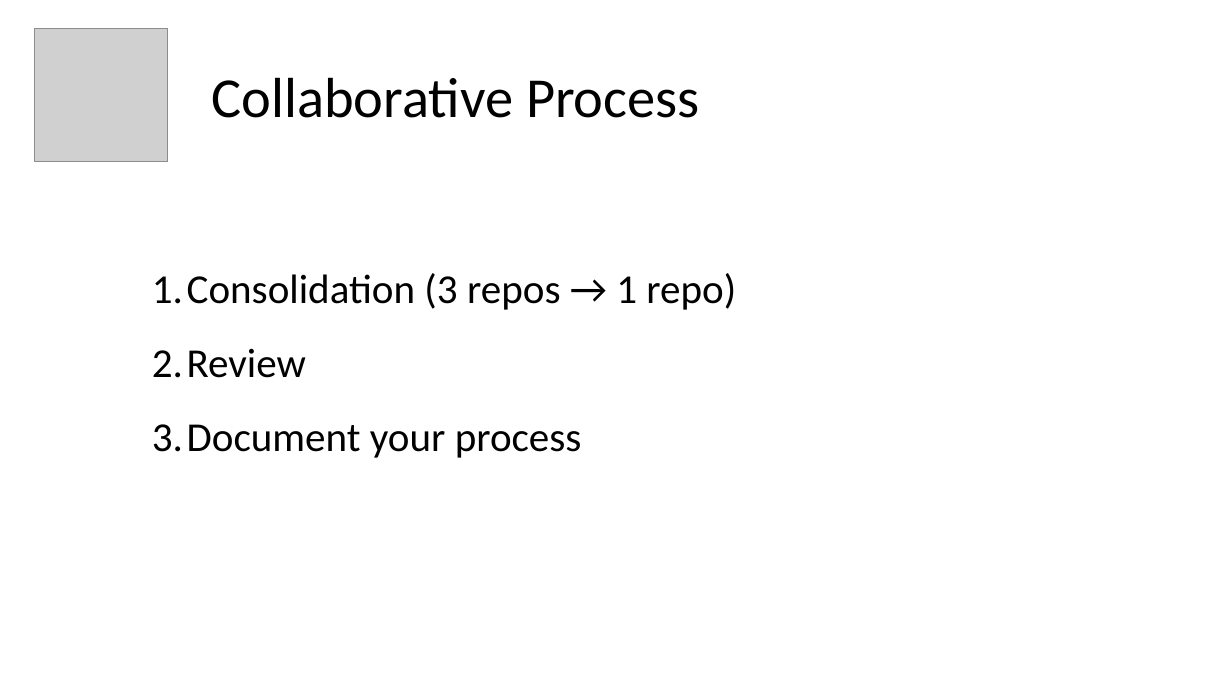
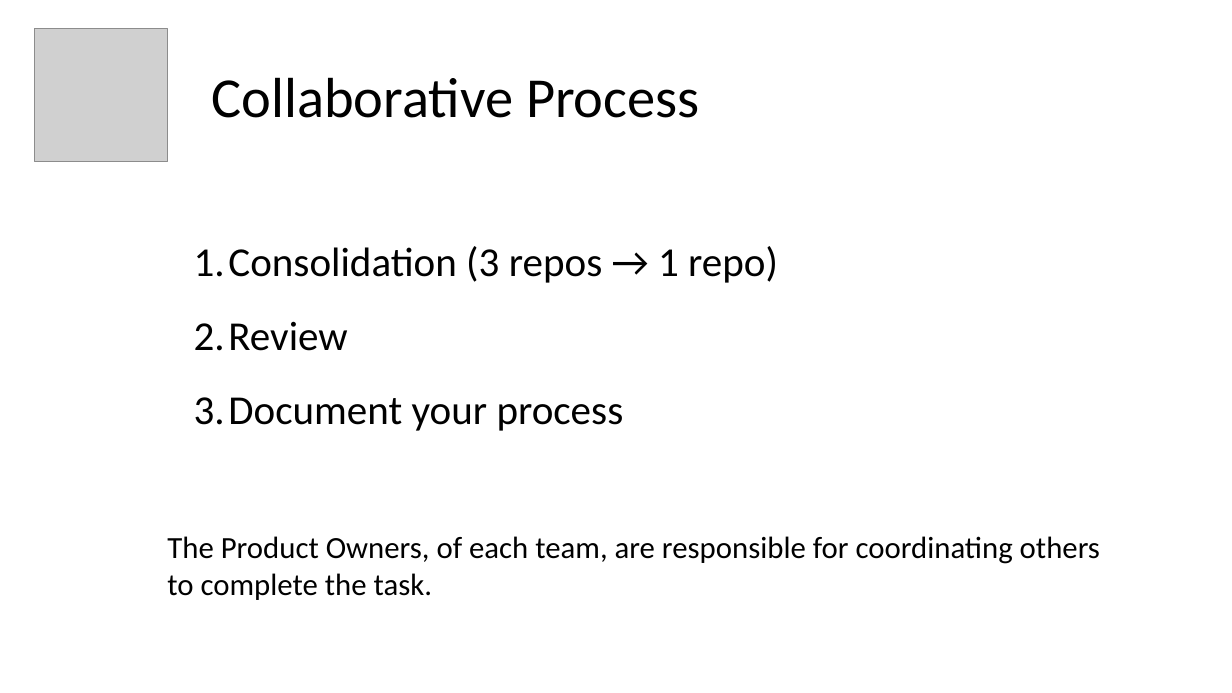
Before and after one commit to paulcalverley/paulcalverley, a slide deck: slide 15 of Week2_2025_VI.pptx. Drawn at 1232x693 pixels with LibreOffice and Linux fonts; fonts in the diff are those of the drawing; grey boxes stand for pictures. Boxes give left, top, right and bottom in pixels: in the first picture for what was removed or moved away, otherwise in the second. Text is boxed around its words. In the diff, an @@ line names an element or a change of style, - is before the commit and + after.

```diff
--- a/Week2_2025_VI.pptx
+++ b/Week2_2025_VI.pptx
@@ text "Consolidation (3 repos → 1 ...": place and size @@
-text "Consolidation (3 repos → 1 ..." at [152,273,736,458]
+text "Consolidation (3 repos → 1 ..." at [194,246,778,431]
@@ text added at [167,536,1100,600], 24 pt, text #000000 @@
+The Product Owners, of each team, are responsible for coordinating others to complete the task.
```
Also in this commit, not shown: 2 other slides changed, 1 slide added, 1 other file.
